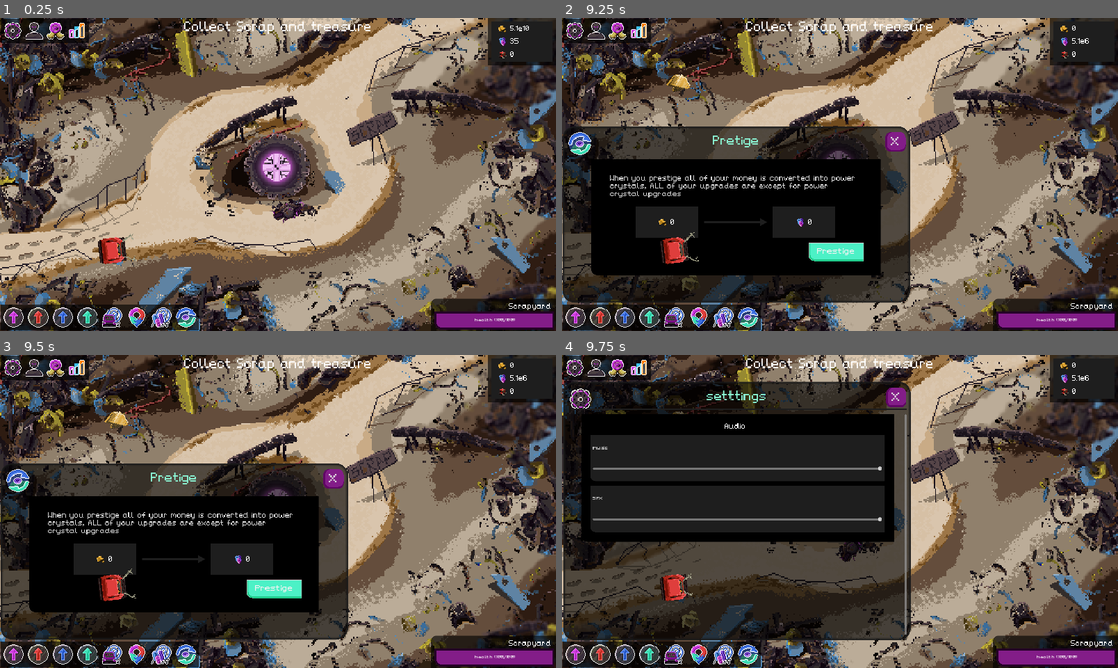
Above: before the commit, frames 1-4 (two rows, left to right).
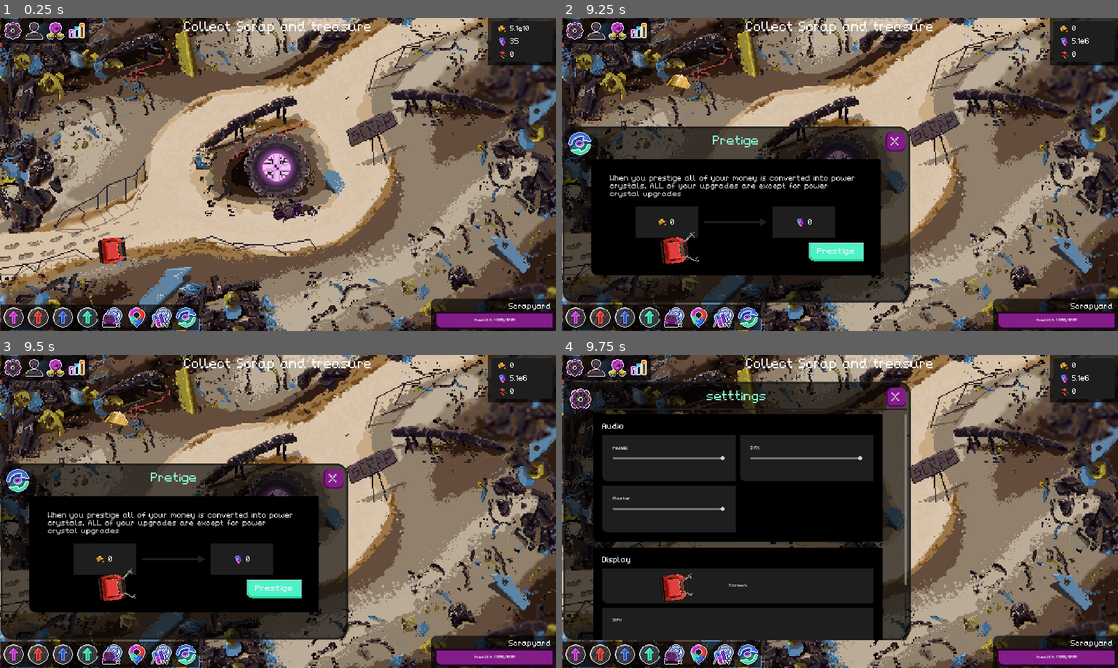
Above: after the commit, the same moments.

Repository: NathanHeaton/Robo-revolution
Game: Godot game, scene res://Main/main.tscn
Same seed, same stepped clock (60 frames per second), same inputs: the game is played once before the commit and once after it. Sound files missing from this copy of the repository are replaced by a short silence.
Inputs (mouse positions are in pixels of both pictures, inside the frame that each line leads up to):
- Up to frame 1 (0.25 s): no input
- Up to frame 2 (9.25 s): click (595, 30) at 0.5 s; click (617, 30) at 1.25 s; click (639, 30) at 2 s; click (573, 318) at 2.75 s; click (600, 318) at 3.5 s; click (623, 318) at 4.25 s; click (650, 318) at 5 s; click (673, 318) at 5.75 s; click (701, 318) at 6.5 s; click (723, 318) at 7.25 s; click (745, 318) at 8 s; click "Prestige" at 8.75 s
- Up to frame 3 (9.5 s): no input
- Up to frame 4 (9.75 s): click (573, 367) at 9.5 s

Frames 1-3 are identical in both runs. In frame 4, 16% of the frame differs, in the area x 3-62%, y 18-92%.

Commit message:
started display settings panel

Diff:
--- a/robo-revolution/UI/hud.gd
+++ b/robo-revolution/UI/hud.gd
@@ -162,6 +162,9 @@
 
 
 var previousCard = null
+
+func _dip_music(value):
+	AudioServer.set_bus_effect_enabled(1,0,value)
 
 func _handle_popup_screens(currentCard, open_panel, t_toggled):
 
@@ -197,6 +200,7 @@
 		"none":
 			0
 
+	_dip_music(t_toggled)
 	previousCard = currentCard
 
 func _on_scrapyard_upgrades_toggled(toggled_on: bool) -> void:
--- a/robo-revolution/UI/hud.tscn
+++ b/robo-revolution/UI/hud.tscn
@@ -330,9 +330,9 @@
 
 [sub_resource type="StyleBoxFlat" id="StyleBoxFlat_cq68x"]
 bg_color = Color(0.117647, 0.117647, 0.117647, 1)
-border_width_left = 8
+border_width_left = 36
 border_width_top = 36
-border_width_right = 8
+border_width_right = 36
 border_width_bottom = 36
 border_color = Color(0.117647, 0.117647, 0.117647, 1)
 corner_radius_bottom_left = 16
@@ -1694,62 +1694,143 @@
 size_flags_horizontal = 3
 theme_override_constants/separation = 20
 
-[node name="Panel" type="PanelContainer" parent="settings_panel/settings_content/ScrollContainer/settings"]
+[node name="audio_settings" type="PanelContainer" parent="settings_panel/settings_content/ScrollContainer/settings"]
 custom_minimum_size = Vector2(1000, 400)
 layout_mode = 2
 size_flags_horizontal = 4
 size_flags_vertical = 4
 theme_override_styles/panel = SubResource("StyleBoxFlat_xe6n0")
 
-[node name="HFlowContainer" type="HFlowContainer" parent="settings_panel/settings_content/ScrollContainer/settings/Panel"]
+[node name="HFlowContainer" type="GridContainer" parent="settings_panel/settings_content/ScrollContainer/settings/audio_settings"]
 layout_mode = 2
 theme_override_constants/h_separation = 16
 theme_override_constants/v_separation = 16
-
-[node name="Audio" type="Label" parent="settings_panel/settings_content/ScrollContainer/settings/Panel/HFlowContainer"]
-custom_minimum_size = Vector2(1000, 0)
-layout_mode = 2
+columns = 2
+
+[node name="Audio2" type="Label" parent="settings_panel/settings_content/ScrollContainer/settings/audio_settings/HFlowContainer"]
+layout_mode = 2
+size_flags_horizontal = 0
+size_flags_vertical = 0
 theme_override_font_sizes/font_size = 24
 text = "Audio
 "
+vertical_alignment = 1
+
+[node name="spacer" type="Label" parent="settings_panel/settings_content/ScrollContainer/settings/audio_settings/HFlowContainer"]
+layout_mode = 2
+size_flags_vertical = 0
+theme_override_font_sizes/font_size = 24
+text = "
+"
 horizontal_alignment = 1
 vertical_alignment = 1
 
-[node name="music_panel" type="PanelContainer" parent="settings_panel/settings_content/ScrollContainer/settings/Panel/HFlowContainer"]
+[node name="music_panel" type="PanelContainer" parent="settings_panel/settings_content/ScrollContainer/settings/audio_settings/HFlowContainer"]
+custom_minimum_size = Vector2(80, 120)
+layout_mode = 2
+size_flags_horizontal = 3
+theme_override_styles/panel = SubResource("StyleBoxFlat_cq68x")
+
+[node name="Label" type="Label" parent="settings_panel/settings_content/ScrollContainer/settings/audio_settings/HFlowContainer/music_panel"]
+layout_mode = 2
+size_flags_horizontal = 0
+size_flags_vertical = 0
+text = "music"
+
+[node name="music_slider" type="HSlider" parent="settings_panel/settings_content/ScrollContainer/settings/audio_settings/HFlowContainer/music_panel"]
+layout_mode = 2
+size_flags_vertical = 1
+value = 100.0
+
+[node name="sfx_panel" type="PanelContainer" parent="settings_panel/settings_content/ScrollContainer/settings/audio_settings/HFlowContainer"]
 custom_minimum_size = Vector2(80, 160)
 layout_mode = 2
+size_flags_horizontal = 3
 theme_override_styles/panel = SubResource("StyleBoxFlat_cq68x")
 
-[node name="Label" type="Label" parent="settings_panel/settings_content/ScrollContainer/settings/Panel/HFlowContainer/music_panel"]
-layout_mode = 2
-size_flags_horizontal = 0
-size_flags_vertical = 0
-text = "music"
-
-[node name="music_slider" type="HSlider" parent="settings_panel/settings_content/ScrollContainer/settings/Panel/HFlowContainer/music_panel"]
-custom_minimum_size = Vector2(1000, 0)
-layout_mode = 2
-size_flags_horizontal = 4
-size_flags_vertical = 8
+[node name="Label" type="Label" parent="settings_panel/settings_content/ScrollContainer/settings/audio_settings/HFlowContainer/sfx_panel"]
+layout_mode = 2
+size_flags_horizontal = 0
+size_flags_vertical = 0
+text = "SFX"
+
+[node name="sfx_slider" type="HSlider" parent="settings_panel/settings_content/ScrollContainer/settings/audio_settings/HFlowContainer/sfx_panel"]
+layout_mode = 2
+size_flags_vertical = 1
 value = 100.0
 
-[node name="sfx_panel" type="PanelContainer" parent="settings_panel/settings_content/ScrollContainer/settings/Panel/HFlowContainer"]
+[node name="sfx_panel2" type="PanelContainer" parent="settings_panel/settings_content/ScrollContainer/settings/audio_settings/HFlowContainer"]
 custom_minimum_size = Vector2(80, 160)
 layout_mode = 2
+size_flags_horizontal = 3
 theme_override_styles/panel = SubResource("StyleBoxFlat_cq68x")
 
-[node name="Label" type="Label" parent="settings_panel/settings_content/ScrollContainer/settings/Panel/HFlowContainer/sfx_panel"]
+[node name="Label" type="Label" parent="settings_panel/settings_content/ScrollContainer/settings/audio_settings/HFlowContainer/sfx_panel2"]
+layout_mode = 2
+size_flags_horizontal = 0
+size_flags_vertical = 0
+text = "Master
+"
+
+[node name="master_slider" type="HSlider" parent="settings_panel/settings_content/ScrollContainer/settings/audio_settings/HFlowContainer/sfx_panel2"]
+layout_mode = 2
+size_flags_vertical = 1
+value = 100.0
+
+[node name="display_settings" type="PanelContainer" parent="settings_panel/settings_content/ScrollContainer/settings"]
+custom_minimum_size = Vector2(1000, 400)
+layout_mode = 2
+size_flags_horizontal = 4
+size_flags_vertical = 4
+theme_override_styles/panel = SubResource("StyleBoxFlat_xe6n0")
+
+[node name="HFlowContainer" type="GridContainer" parent="settings_panel/settings_content/ScrollContainer/settings/display_settings"]
+layout_mode = 2
+theme_override_constants/h_separation = 16
+theme_override_constants/v_separation = 16
+
+[node name="Audio2" type="Label" parent="settings_panel/settings_content/ScrollContainer/settings/display_settings/HFlowContainer"]
+layout_mode = 2
+size_flags_horizontal = 0
+size_flags_vertical = 0
+theme_override_font_sizes/font_size = 24
+text = "Display"
+vertical_alignment = 1
+
+[node name="full_screen" type="PanelContainer" parent="settings_panel/settings_content/ScrollContainer/settings/display_settings/HFlowContainer"]
+custom_minimum_size = Vector2(80, 120)
+layout_mode = 2
+size_flags_horizontal = 3
+theme_override_styles/panel = SubResource("StyleBoxFlat_cq68x")
+
+[node name="MenuButton" type="MenuButton" parent="settings_panel/settings_content/ScrollContainer/settings/display_settings/HFlowContainer/full_screen"]
+layout_mode = 2
+text = "Screen"
+
+[node name="sfx_panel" type="PanelContainer" parent="settings_panel/settings_content/ScrollContainer/settings/display_settings/HFlowContainer"]
+custom_minimum_size = Vector2(80, 160)
+layout_mode = 2
+size_flags_horizontal = 3
+theme_override_styles/panel = SubResource("StyleBoxFlat_cq68x")
+
+[node name="Label" type="Label" parent="settings_panel/settings_content/ScrollContainer/settings/display_settings/HFlowContainer/sfx_panel"]
 layout_mode = 2
 size_flags_horizontal = 0
 size_flags_vertical = 0
 text = "SFX"
 
-[node name="sfx_slider" type="HSlider" parent="settings_panel/settings_content/ScrollContainer/settings/Panel/HFlowContainer/sfx_panel"]
-custom_minimum_size = Vector2(1000, 0)
-layout_mode = 2
-size_flags_horizontal = 4
-size_flags_vertical = 8
-value = 100.0
+[node name="sfx_panel2" type="PanelContainer" parent="settings_panel/settings_content/ScrollContainer/settings/display_settings/HFlowContainer"]
+custom_minimum_size = Vector2(80, 160)
+layout_mode = 2
+size_flags_horizontal = 3
+theme_override_styles/panel = SubResource("StyleBoxFlat_cq68x")
+
+[node name="Label" type="Label" parent="settings_panel/settings_content/ScrollContainer/settings/display_settings/HFlowContainer/sfx_panel2"]
+layout_mode = 2
+size_flags_horizontal = 0
+size_flags_vertical = 0
+text = "Master
+"
 
 [node name="stats_panel" type="Panel" parent="."]
 visible = false
@@ -1859,7 +1940,8 @@
 [connection signal="pressed" from="achievements_panel/Alien_Close_Button" to="." method="_on_alien_close_button_pressed"]
 [connection signal="pressed" from="profile_panel/Alien_Close_Button" to="." method="_on_alien_close_button_pressed"]
 [connection signal="pressed" from="settings_panel/Alien_Close_Button" to="." method="_on_alien_close_button_pressed"]
-[connection signal="value_changed" from="settings_panel/settings_content/ScrollContainer/settings/Panel/HFlowContainer/music_panel/music_slider" to="settings_panel" method="_on_music_slider_value_changed"]
-[connection signal="value_changed" from="settings_panel/settings_content/ScrollContainer/settings/Panel/HFlowContainer/sfx_panel/sfx_slider" to="settings_panel" method="_on_sfx_slider_value_changed"]
+[connection signal="value_changed" from="settings_panel/settings_content/ScrollContainer/settings/audio_settings/HFlowContainer/music_panel/music_slider" to="settings_panel" method="_on_music_slider_value_changed"]
+[connection signal="value_changed" from="settings_panel/settings_content/ScrollContainer/settings/audio_settings/HFlowContainer/sfx_panel/sfx_slider" to="settings_panel" method="_on_sfx_slider_value_changed"]
+[connection signal="value_changed" from="settings_panel/settings_content/ScrollContainer/settings/audio_settings/HFlowContainer/sfx_panel2/master_slider" to="settings_panel" method="_on_master_slider_value_changed"]
 [connection signal="pressed" from="stats_panel/Alien_Close_Button" to="." method="_on_alien_close_button_pressed"]
 [connection signal="timeout" from="start_combo" to="." method="_on_start_combo_timeout"]
--- a/robo-revolution/UI/settings_panel.gd
+++ b/robo-revolution/UI/settings_panel.gd
@@ -3,7 +3,8 @@
 
 # Called when the node enters the scene tree for the first time.
 func _ready() -> void:
-	pass # Replace with function body.
+	_on_music_slider_value_changed(100)
+	_on_sfx_slider_value_changed(100)
 
 
 # Called every frame. 'delta' is the elapsed time since the previous frame.
@@ -19,3 +20,7 @@
 func _on_sfx_slider_value_changed(value: float) -> void:
 	AudioServer.set_bus_volume_db(2,linear_to_db(value))
 	AudioServer.set_bus_mute(2, value < 0.05)
+
+
+func _on_master_slider_value_changed(value: float) -> void:
+	AudioServer.set_bus_mute(0, value < 0.05)
--- a/robo-revolution/default_bus_layout.tres
+++ b/robo-revolution/default_bus_layout.tres
@@ -1,4 +1,10 @@
-[gd_resource type="AudioBusLayout" format=3 uid="uid://cxnk7b4ea175h"]
+[gd_resource type="AudioBusLayout" load_steps=2 format=3 uid="uid://cxnk7b4ea175h"]
+
+[sub_resource type="AudioEffectEQ" id="AudioEffectEQ_mmjua"]
+resource_name = "EQ"
+band_db/1000_hz = -11.5
+band_db/3200_hz = -21.4
+band_db/10000_hz = -48.0
 
 [resource]
 bus/1/name = &"music"
@@ -7,6 +13,8 @@
 bus/1/bypass_fx = false
 bus/1/volume_db = 0.0
 bus/1/send = &"Master"
+bus/1/effect/0/effect = SubResource("AudioEffectEQ_mmjua")
+bus/1/effect/0/enabled = false
 bus/2/name = &"SFX"
 bus/2/solo = false
 bus/2/mute = false
